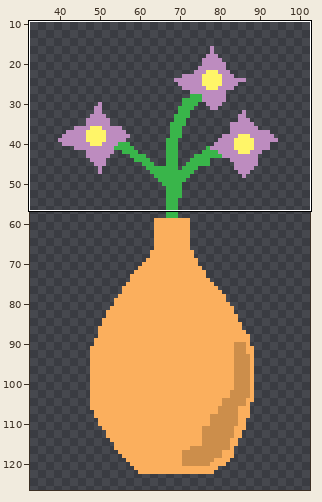
Two states of a sprite sheet, sprites/spr_vase/ac67e0bb-f18a-4e4a-be22-04b51ea21258.png. Above, an overview of the earlier version with the close-up marked.
Close-up. First the earlier version:
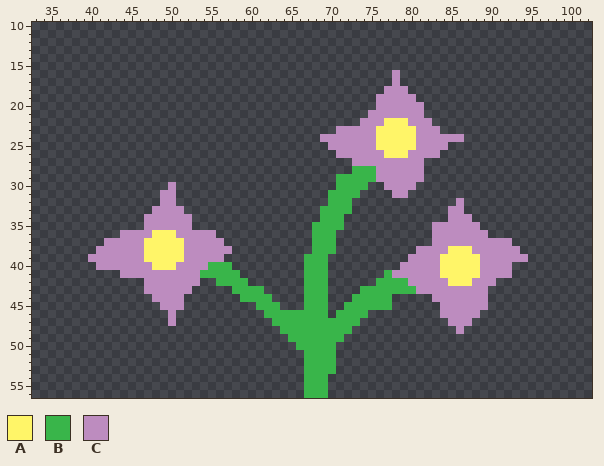
The file is 140x150 pixels. Shown: x 33..102, y 10..56. The wide view leaves out empty margins.
Palette (. is transparent): A #fff568  B #39b54a  C #bd8cbf
Pixels before (only the part around the change), first column x 33:
10 ......................................................................
11 ......................................................................
12 ......................................................................
13 ......................................................................
14 ......................................................................
15 ......................................................................
16 .............................................C........................
17 .............................................C........................
18 ............................................CCC.......................
19 ...........................................CCCCC......................
20 ...........................................CCCCCC.....................
21 ..........................................CCCCCCC.....................
22 .........................................CCCAAACCC....................
23 ......................................CCCCCAAAAACCC...................
24 ....................................CCCCCCCAAAAACCCCCC................
25 .....................................CCCCCCAAAAACCCC..................
26 ......................................CCCCCCAAACCCC...................
27 ........................................CCCCCCCCC.....................
28 ........................................BBBCCCCCC.....................
29 ......................................BBBBBCCCCCC.....................
30 .................C....................BBBB..CCCC......................
31 ................CC...................BBBB....CC.......................
32 ................CC...................BBB.............C................
33 ...............CCCC.................BBBB............CC................
34 ..............CCCCCC................BBB.............CCC...............
35 ..............CCCCCC...............BBBB...........CCCCCC..............
36 ...........CCCCAAACCCCC............BBB............CCCCCCC.............
37 .........CCCCCAAAAACCCCC...........BBB............CCCCCCCCCC..........
38 ........CCCCCCAAAAACCCCCC..........BBB..........CCCCAAACCCCCC.........
39 .......CCCCCCCAAAAACCCCC..........BBB..........CCCCAAAAACCCCCC........
40 ........CCCCCCCAAACCCCBBB.........BBB.........CCCCCAAAAACCCC..........
41 ...........CCCCCCCCCCBBBBB........BBB.......BCCCCCCAAAAACCCC..........
42 ..............CCCCCCC..BBBB.......BBB......BBBBCCCCCAAACCC............
43 ..............CCCCCC.....BBBB.....BBB....BBBBBBBCCCCCCCCC.............
44 ...............CCCC.......BBBB....BBB...BBBBB.....CCCCCCC.............
45 ................CCC.........BBB...BBB..BBBBBB......CCCCCC.............
46 .................C...........BBBBBBBB.BBBB.........CCCCC..............
47 .................C............BBBBBBBBBBB...........CCC...............
48 ...............................BBBBBBBBB.............C................
49 ................................BBBBBBB...............................
50 .................................BBBBB................................
51 ..................................BBBB................................
52 ..................................BBBB................................
53 ..................................BBBB................................
54 ..................................BBB.................................
55 ..................................BBB.................................
56 ..................................BBB.................................
New version:
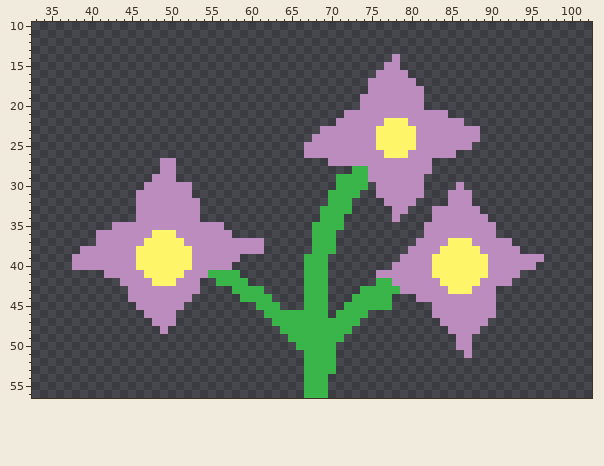
The exact change:
Colour A replaces colour C in row 37 at x 85 to 87; in row 38 at x 46, 52, 84 and 88; in row 39 at x 46, 52, 83 and 89; in row 40 at x 46 to 47, 51 to 52, 83 and 89; in row 41 at x 47 to 51, 83 and 89; in row 42 at x 48 to 50, 84 and 88.
Colour A replaces colour C in row 43 at x 85 to 87.
Colour C is added in row 14 at x 78; in row 15 at x 77 to 78; in row 16 at x 76 to 77 and 79; in row 17 at x 75 to 77 and 79 to 80; in row 18 at x 75 to 76 and 80 to 81; in row 19 at x 74 to 75 and 81.
Colour C is added in row 20 at x 74 to 75; in row 21 at x 72 to 74 and 82 to 84; in row 22 at x 71 to 73 and 83 to 86; in row 23 at x 69 to 70 and 84 to 88; in row 24 at x 68 and 87 to 88; in row 25 at x 67 to 69 and 85 to 87.
Colour C is added in row 26 at x 67 to 70 and 84 to 85; in row 27 at x 49 to 50, 70 to 72 and 82; in row 28 at x 49 to 50 and 82; in row 29 at x 48 to 50; in row 30 at x 47 to 49, 51 to 52, 76, 81 and 86; in row 31 at x 46 to 48, 51 to 52, 76 to 77, 80 to 81 and 85 to 87.
Colour C is added in row 32 at x 46 to 48, 51 to 53, 77 to 80, 85 and 87; in row 33 at x 46 to 47, 52 to 53, 78 to 79, 83 to 84 and 87 to 88; in row 34 at x 46, 53, 78, 83 to 84 and 88 to 89; in row 35 at x 43 to 46, 53 to 56, 82 and 89 to 90; in row 36 at x 41 to 43, 56 to 57, 82 and 90; in row 37 at x 41, 57 to 61 and 81 to 82.
Colour C is added in row 38 at x 39 to 40, 58 to 61 and 80; in row 39 at x 38 to 39, 57 to 58, 79 and 95 to 96; in row 40 at x 38 to 40, 78 and 93 to 95; in row 41 at x 42 to 43, 76 and 93; in row 42 at x 44 to 46 and 91 to 92; in row 43 at x 45 to 46, 53 and 90.
Colour C is added in row 44 at x 45 to 47, 52, 81 to 82 and 90; in row 45 at x 46 to 48, 83 and 90; in row 46 at x 47 to 49, 83 and 89 to 90; in row 47 at x 48 to 49, 84 and 88 to 89; in row 48 at x 49, 85 and 87 to 88; in rows 49 to 50 at x 86 to 87.
Colour C is added in row 51 at x 87.
Colour C replaces colour B in rows 28 to 29 at x 75; in row 40 at x 55 to 57; in row 41 at x 54 and 77; in row 42 at x 78 to 79; in row 43 at x 79 to 80.
Boxes around the changes in both close-ups, in picture pixels (x1, y1, x2, y2):
changed: (304, 54, 544, 358)
changed: (72, 158, 264, 334)
